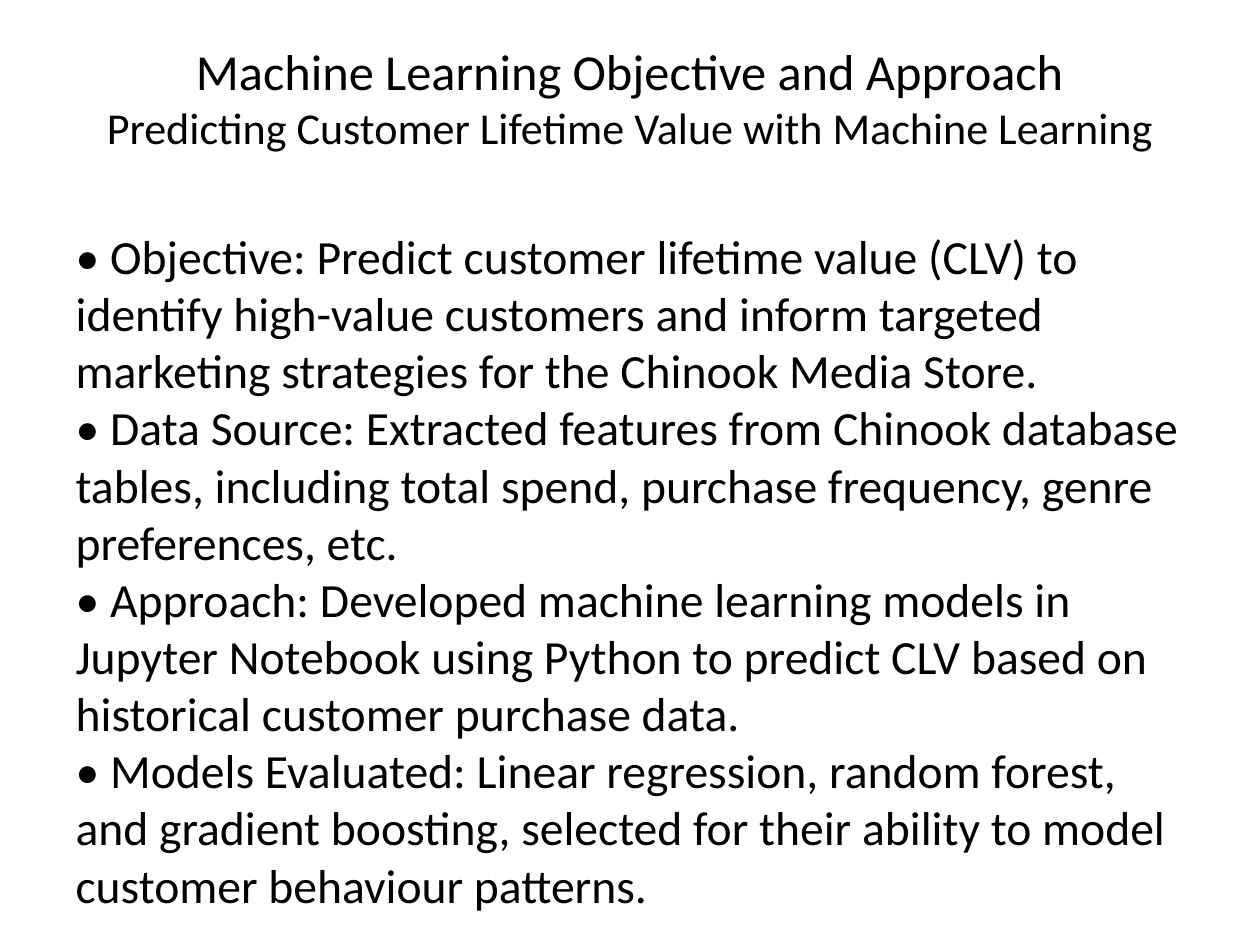
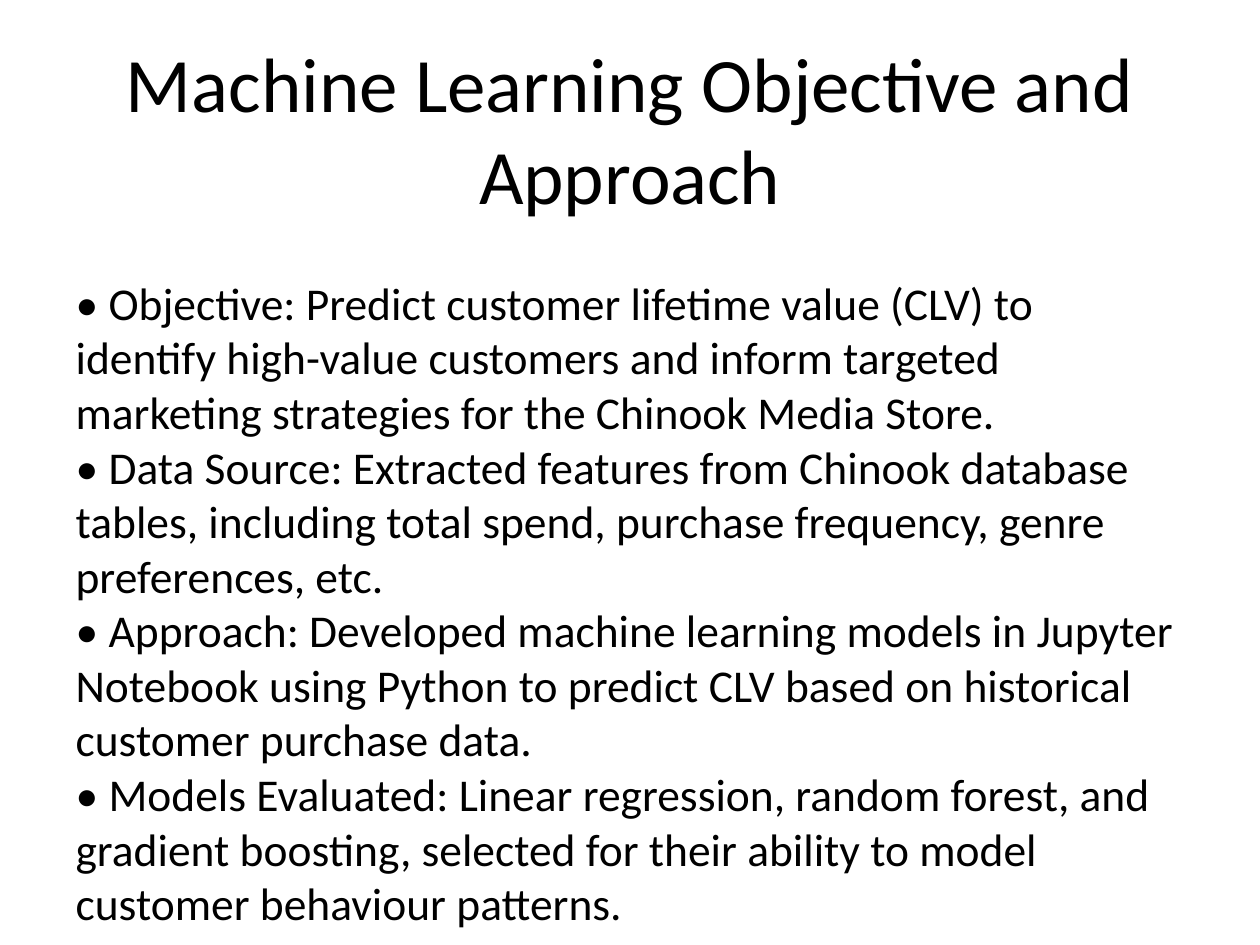
Before and after one commit to Agonwa/Chinook_Music_Sales_Analysis, a slide deck: slide 7 of Power_Point/Power_Point_Presentation.pptx. Drawn at 1260x945 pixels with LibreOffice and Linux fonts; fonts in the diff are those of the drawing. Boxes give left, top, right and bottom in pixels: in the first picture for what was removed or moved away, otherwise in the second. Text is boxed around its words. In the diff, an @@ line names an element or a change of style, - is before the commit and + after.

Commit message:
Refine PowerPoint: unified fonts and headings

```diff
--- a/Power_Point/Power_Point_Presentation.pptx
+++ b/Power_Point/Power_Point_Presentation.pptx
@@ title "Machine Learning Objective and Approach": place and size @@
-title "Machine Learning Objective and Approach" at bbox=[107, 55, 1152, 152]
+title "Machine Learning Objective and Approach" at bbox=[126, 58, 1133, 217]
@@ title "Machine Learning Objective and Approach" at bbox=[126, 58, 1133, 217]: size 28.8 to 44 pt @@
@@ title at bbox=[107, 113, 1152, 152]: paragraph removed @@
-Predicting Customer Lifetime Value with Machine Learning
@@ text "• Objective: Predict customer lifetime ...": place and size @@
-text "• Objective: Predict customer lifetime ..." at bbox=[76, 239, 1178, 854]
+text "• Objective: Predict customer lifetime ..." at bbox=[76, 287, 1173, 928]
@@ text "• Objective: Predict customer lifetime ..." at bbox=[76, 287, 1173, 928]: size 27.2 to 26 pt @@
```
Also in this commit, not shown: 8 other slides changed.
